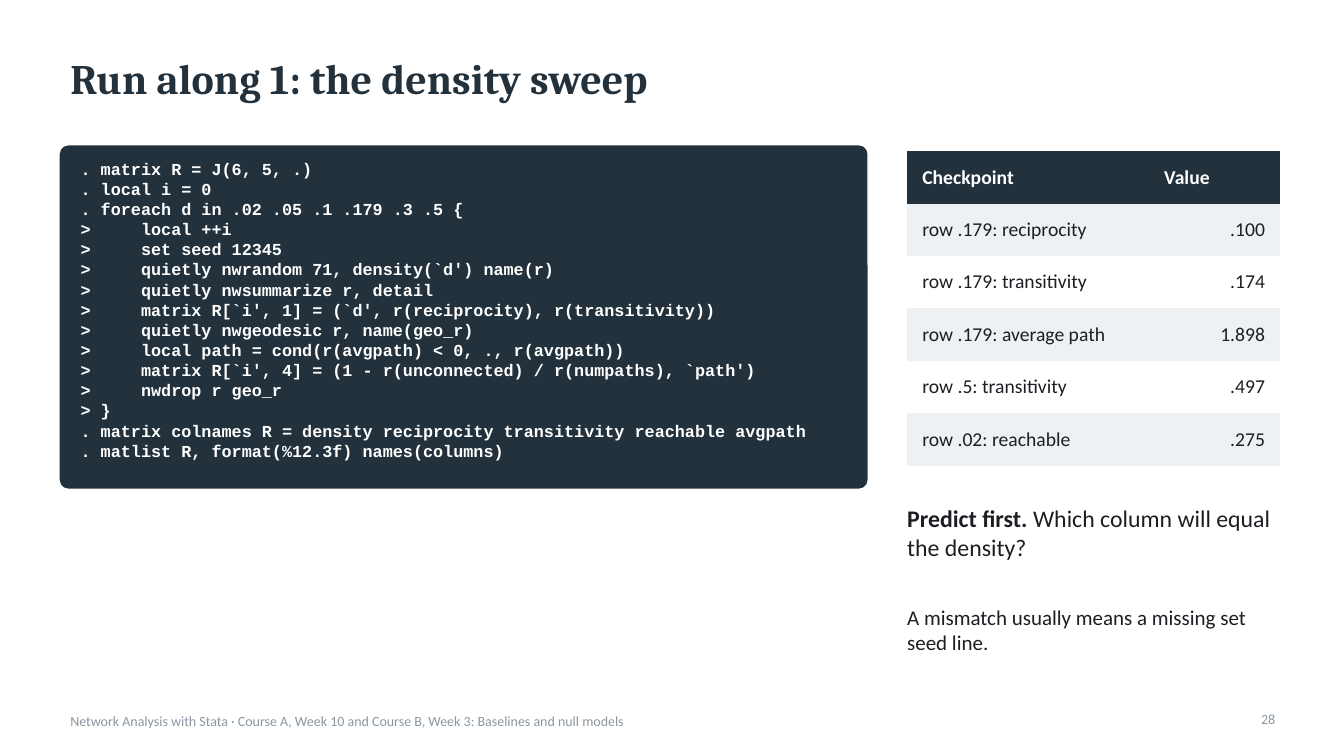
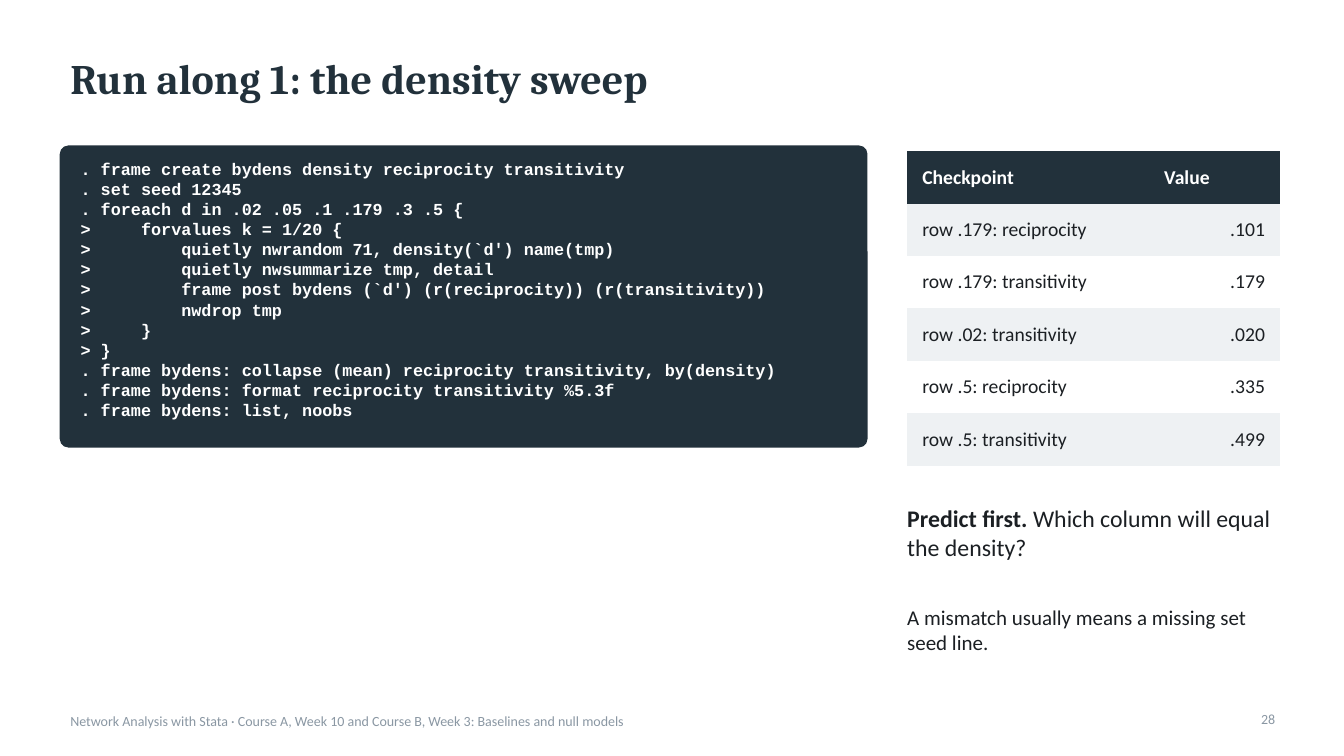
Before and after one commit to thomas-u-grund/nwcommands, a slide deck: slide 28 of website/book/teaching/slides/courseA_week10_baselines.pptx. Drawn at 1344x756 pixels with LibreOffice and Linux fonts; fonts in the diff are those of the drawing. Boxes give left, top, right and bottom in pixels: in the first picture for what was removed or moved away, otherwise in the second. Text is boxed around its words. In the diff, an @@ line names an element or a change of style, - is before the commit and + after.

```diff
--- a/website/book/teaching/slides/courseA_week10_baselines.pptx
+++ b/website/book/teaching/slides/courseA_week10_baselines.pptx
@@ rounded rectangle: place and size @@
-rounded rectangle at (60,146,867,488)
+rounded rectangle at (60,146,867,447)
@@ rounded rectangle at (60,146,867,447): proportions changed @@
@@ text at (101,162,625,195): text changed @@
-. matrix R = J(6, 5, .)
-. local i = 0
+. frame create bydens density reciprocity transitivity
+. set seed 12345
@@ table at (907,151,1280,453) @@
-row 2, column 2: .100
+row 2, column 2: .101
-row 3, column 2: .174
+row 3, column 2: .179
-row 4, column 1: row .179: average path
+row 4, column 1: row .02: transitivity
-row 4, column 2: 1.898
+row 4, column 2: .020
-row 5, column 1: row .5: transitivity
+row 5, column 1: row .5: reciprocity
-row 5, column 2: .497
+row 5, column 2: .335
-row 6, column 1: row .02: reachable
+row 6, column 1: row .5: transitivity
-row 6, column 2: .275
+row 6, column 2: .499
@@ text at (141,223,765,320): text changed @@
-> local ++i
-> set seed 12345
-> quietly nwrandom 71, density(`d') name(r)
-> quietly nwsummarize r, detail
-> matrix R[`i', 1] = (`d', r(reciprocity), r(transitivity))
-> quietly nwgeodesic r, name(geo_r)
-> local path = cond(r(avgpath) < 0, ., r(avgpath))
-> matrix R[`i', 4] = (1 - r(unconnected) / r(numpaths), `path')
-> nwdrop r geo_r
+> forvalues k = 1/20 {
+> quietly nwrandom 71, density(`d') name(tmp)
+> quietly nwsummarize tmp, detail
+> frame post bydens (`d') (r(reciprocity)) (r(transitivity))
+> nwdrop tmp
@@ text at (101,364,776,420): text changed @@
-. matrix colnames R = density reciprocity transitivity reachable avgpath
-. matlist R, format(%12.3f) names(columns)
+> }
+. frame bydens: collapse (mean) reciprocity transitivity, by(density)
+. frame bydens: format reciprocity transitivity %5.3f
+. frame bydens: list, noobs
```
Also in this commit, not shown: 9 other slides changed, 7 other files.
